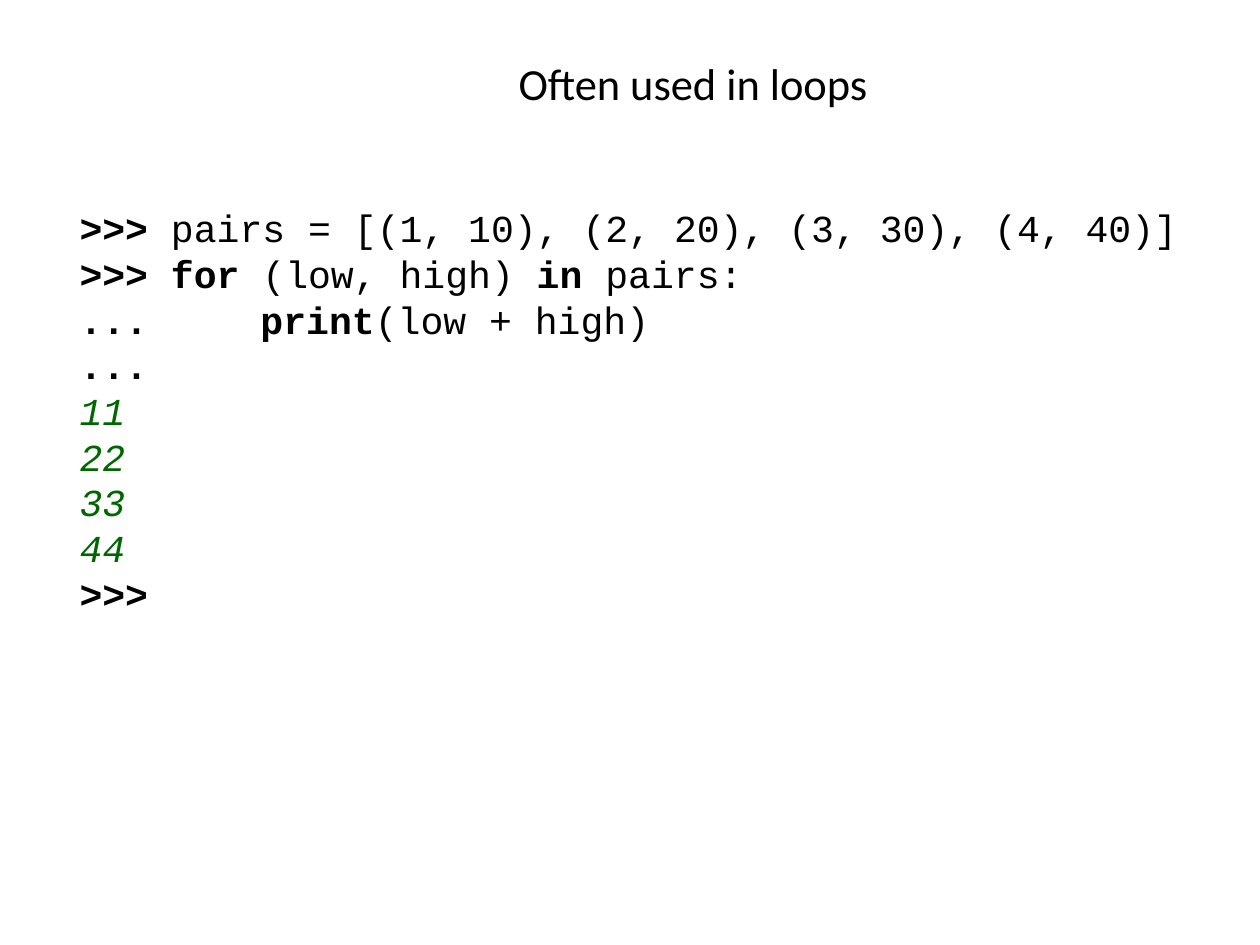
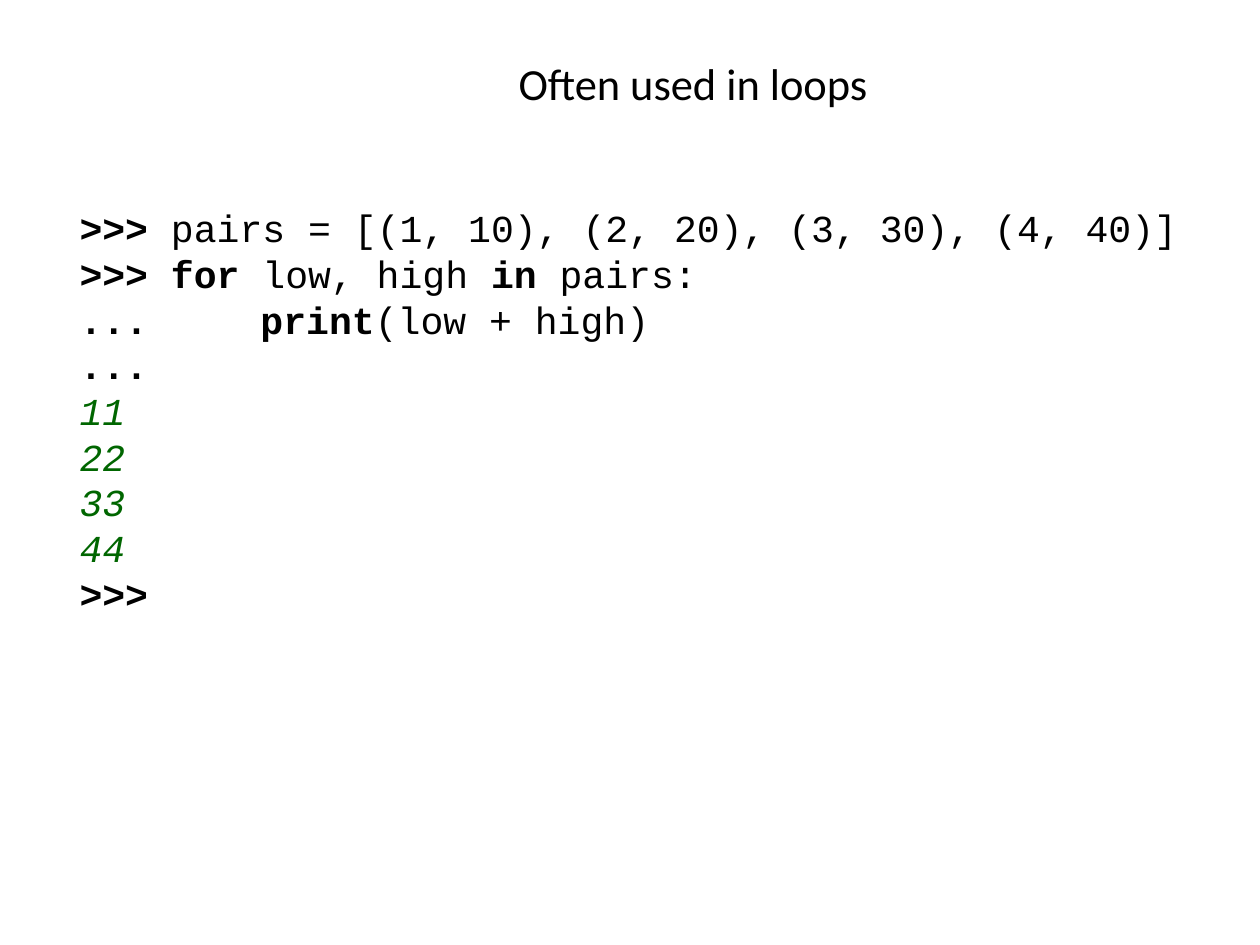
Before and after one commit to ncasuk/ncas-isc, a slide deck: slide 8 of python/presentations/learning_python/10_ceda-tuples.pptx. Drawn at 1260x945 pixels with LibreOffice and Linux fonts; fonts in the diff are those of the drawing; background and template pictures are left out. Boxes give left, top, right and bottom in pixels: in the first picture for what was removed or moved away, otherwise in the second. Text is boxed around its words. In the diff, an @@ line names an element or a change of style, - is before the commit and + after.

Commit message:
removing ( where you wouldn't have them. e.g. return low, high...    for i,j in pairs...

```diff
--- a/python/presentations/learning_python/10_ceda-tuples.pptx
+++ b/python/presentations/learning_python/10_ceda-tuples.pptx
@@ text at (171, 261, 697, 296): text changed @@
->>> for (low, high) in pairs:
+>>> for low, high in pairs:
```
Also in this commit, not shown: 2 other slides changed, 1 other file.
